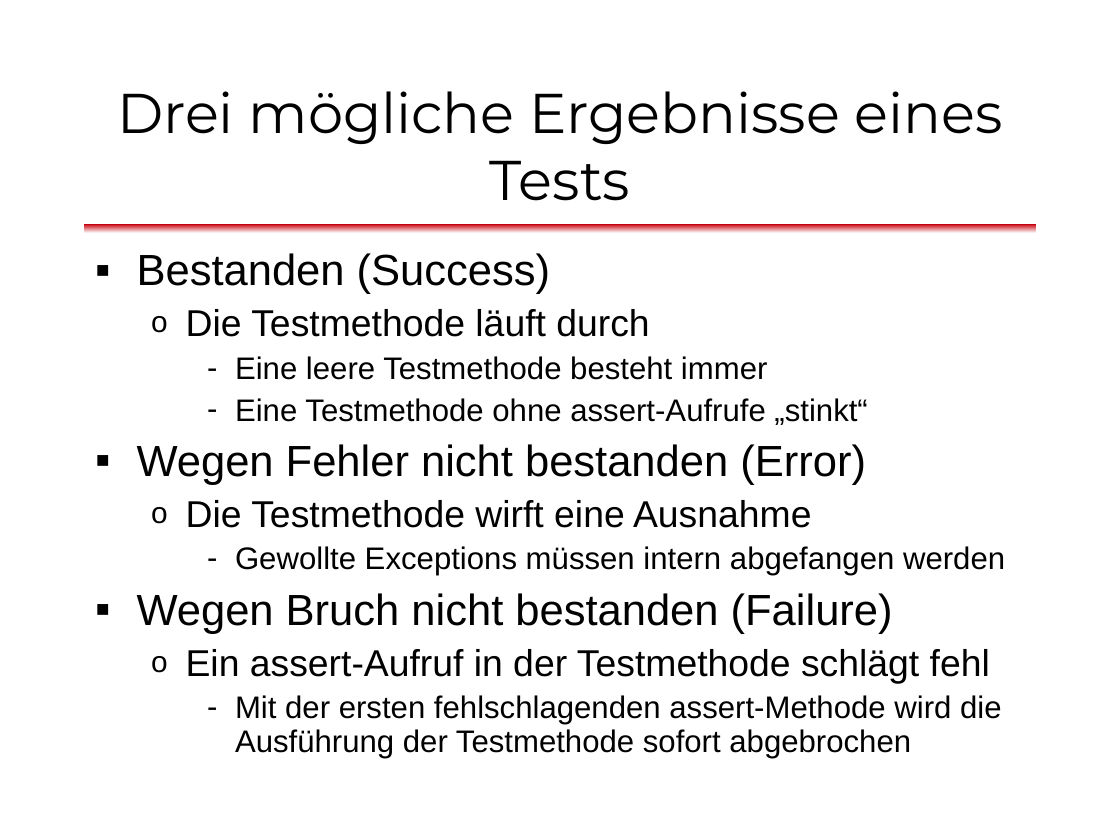
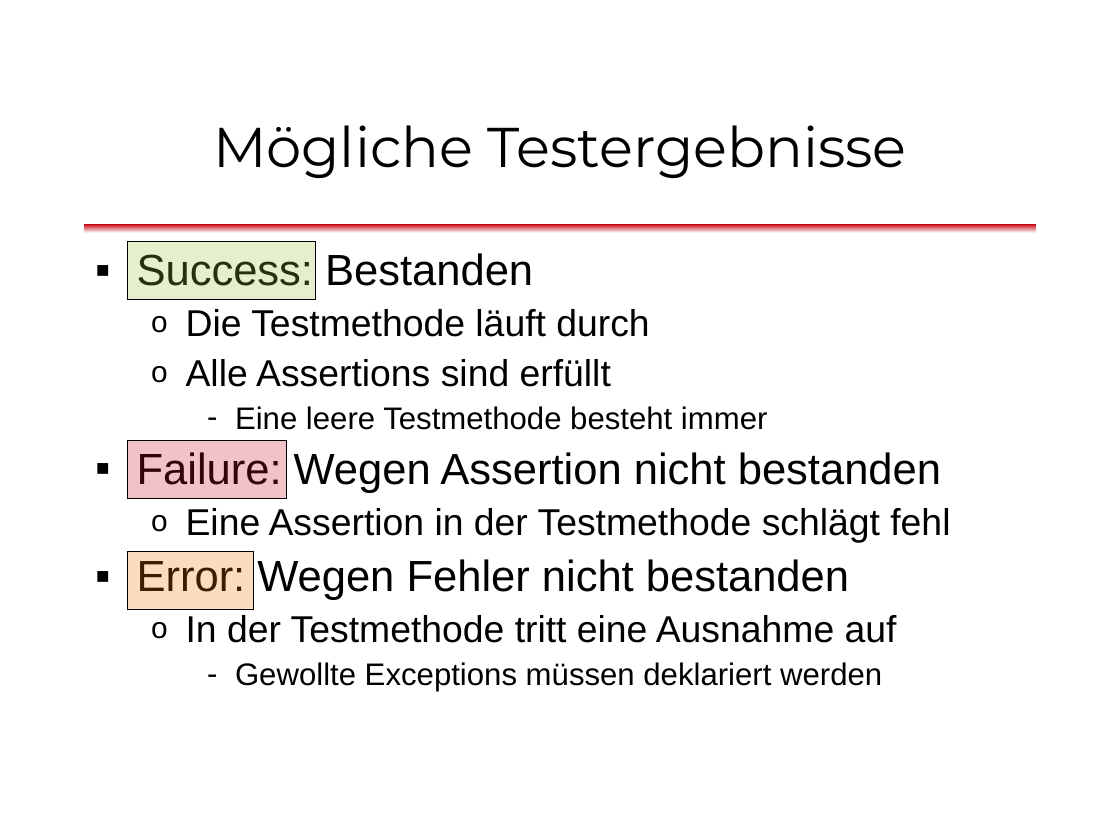
Before and after one commit to dlindner/vorlesung-se2-dhbw, a slide deck: slide 23 of added_2013/Unit Tests mit JUnit (2013).odp (slide 26 before the commit). Drawn at 1120x840 pixels with LibreOffice and Linux fonts; fonts in the diff are those of the drawing; background and template pictures are left out. Boxes give left, top, right and bottom in pixels: in the first picture for what was removed or moved away, otherwise in the second. Text is boxed around its words. In the diff, an @@ line names an element or a change of style, - is before the commit and + after.

Commit message:
Struktur eines JUnit-Tests erklärt

```diff
--- a/added_2013/Unit Tests mit JUnit (2013).odp
+++ b/added_2013/Unit Tests mit JUnit (2013).odp
@@ title at (x1=213, y1=125, x2=907, y2=178): text changed @@
-Drei mögliche Ergebnisse eines Tests
+Mögliche Testergebnisse
@@ rectangle added at (x1=128, y1=242, x2=316, y2=300), fill #9AC33D at 25% opacity, outline #000000 0 pt @@
@@ text at (x1=137, y1=253, x2=533, y2=286): text changed @@
-▪ Bestanden (Success)
+▪ Success: Bestanden
@@ text at (x1=186, y1=359, x2=611, y2=387): paragraph added @@
+  o Alle Assertions sind erfüllt
@@ rectangle added at (x1=128, y1=441, x2=287, y2=500), fill #C80E23 at 25% opacity, outline #000000 0 pt @@
@@ text at (x1=137, y1=452, x2=950, y2=691): text changed; size 20 to 24 pt @@
-    – Eine Testmethode ohne assert-Aufrufe „stinkt“
-▪ Wegen Fehler nicht bestanden (Error)
-  o Die Testmethode wirft eine Ausnahme
-    – Gewollte Exceptions müssen intern abgefangen werden
-▪ Wegen Bruch nicht bestanden (Failure)
-  o Ein assert-Aufruf in der Testmethode schlägt fehl
-    – Mit der ersten fehlschlagenden assert-Methode wird die Ausführung der Testmethode sofort abgebrochen
+▪ Failure: Wegen Assertion nicht bestanden
+  o Eine Assertion in der Testmethode schlägt fehl
+▪ Error: Wegen Fehler nicht bestanden
+  o In der Testmethode tritt eine Ausnahme auf
+    – Gewollte Exceptions müssen deklariert werden
@@ rectangle added at (x1=128, y1=551, x2=253, y2=609), fill #ED7905 at 25% opacity, outline #000000 0 pt @@
```
Also in this commit, not shown: 2 other slides changed, 4 slides added, 6 slides removed.
